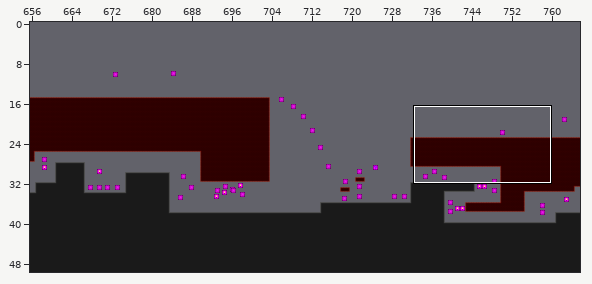
An edit to a level. Tiled map, Maps/level2_01.tmx. Above, an overview of the earlier version with the close-up marked.
Close-up. Earlier state:
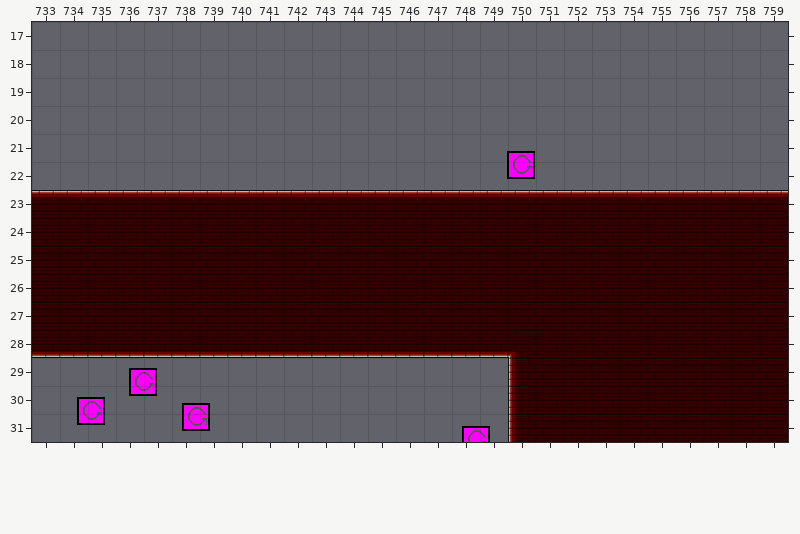
Cells are 32x32 px. Shown: x 733..759, y 17..31. The commit also changed other parts of the map, which this record leaves out.
Once edited:
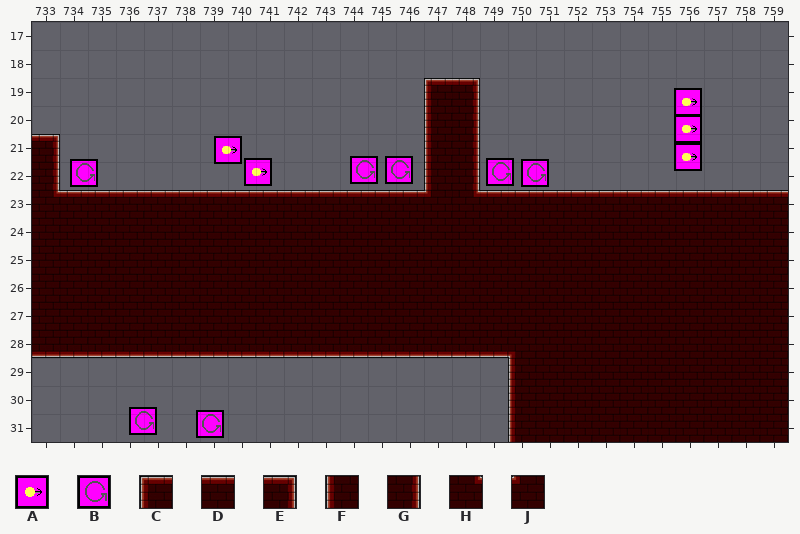
Key: from "../Recess_Race_0_2/Assets/Rece": A 32, B 34; from "TileSet-BrickOutside": C 0, D 1, E 2, F 5, G 7, H 8, J 9.
_ is an empty cell.
Objects are placed by their top-left corner, in cells (3,4 is the top-left corner of cell 3,4); size is 1x1 cell unless given.
From old to new:
Layer "Tile Layer 1":
The author put tile C in row 19 at x 747.
The author put tile E in row 19 at x 748; in row 21 at x 733.
The author put tile F in rows 20 to 22 at x 747.
The author put tile G in rows 20 to 21 at x 748; in row 22 at x 733 and 748.
Tile D becomes tile H in row 23 at x 733 and 748.
Tile D becomes tile J in row 23 at x 747.
Layer "TennisBalls":
Object A "TennisBall" at 755.9,19.4 comes in from outside this view.
Object A "TennisBall" at 755.9,20.3 comes in from outside this view.
Object A "TennisBall" at 739.5,21.1 comes in from outside this view.
A new object: A "TennisBall" at 755.9,21.3.
A new object: A "TennisBall" at 740.6,21.9.
Layer "Garbages":
Object B at 750,21.6 becomes B at 745.6,21.8.
Object B at 748.3,31.4 becomes B at 744.3,21.8.
Object B at 749.2,21.8 comes in from outside this view.
Object B at 734.6,30.4 becomes B at 734.3,21.9.
Object B at 738.3,30.6 becomes B at 750.5,21.9.
Object B at 736.5,29.4 becomes B at 736.5,30.8.
Object B at 738.8,30.8 comes in from outside this view.
